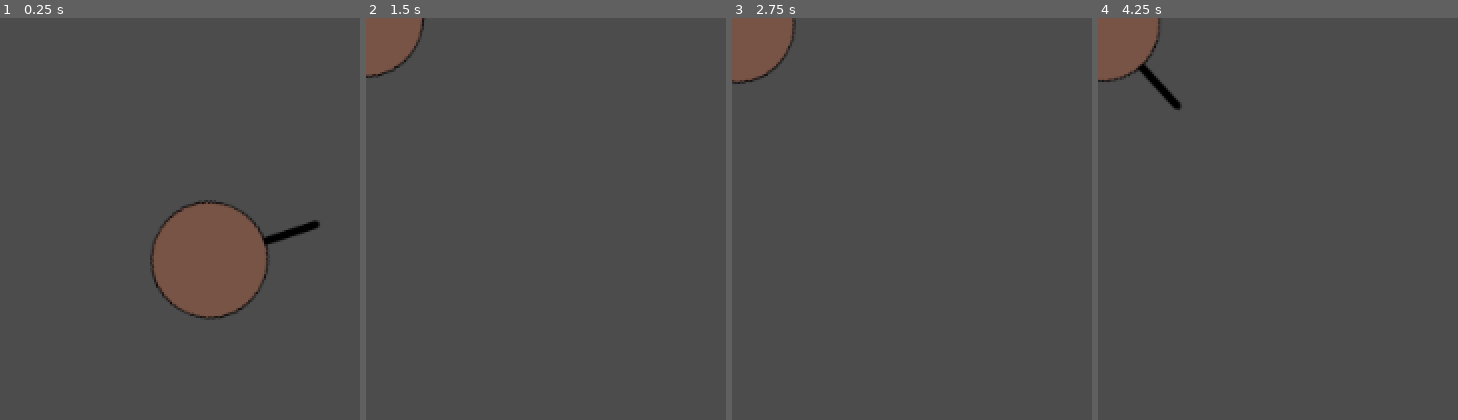
Above: before the commit, frames 1-4 (left to right).
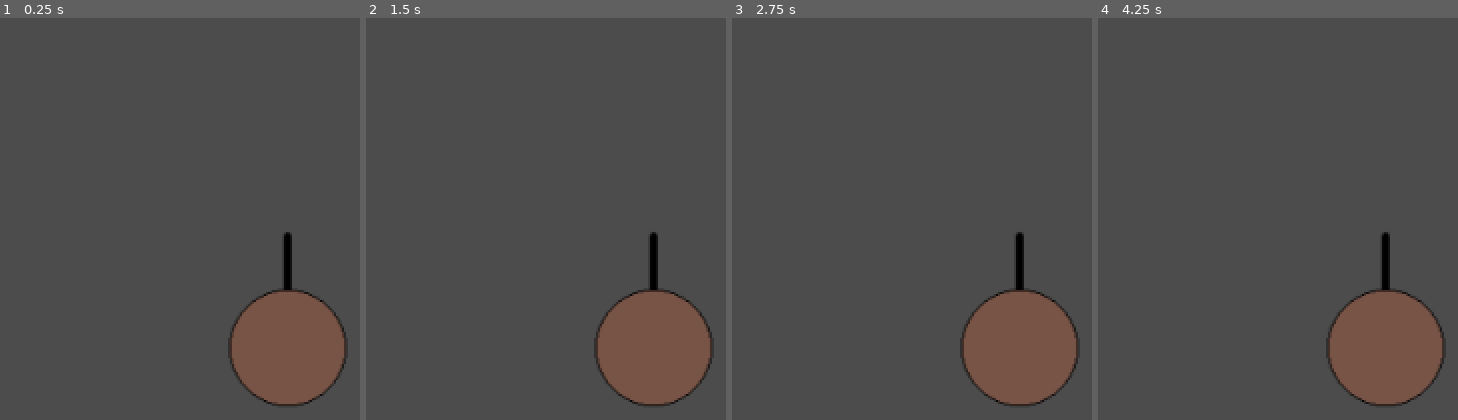
Above: after the commit, the same moments.

Repository: michalbie/Spinningeddon
Game: Godot game, scene res://Entities/Character/Player/Player.tscn
Same seed, same stepped clock (60 frames per second), same inputs: the game is played once before the commit and once after it. This scene is started directly instead of the project's main scene.
Inputs (mouse positions are in pixels of both pictures, inside the frame that each line leads up to):
- Up to frame 1 (0.25 s): no input
- Up to frame 2 (1.5 s): move the mouse to (499, 170) at 0.52 s; tap Enter at 1.25 s; move the mouse to (outside the picture) at 1.27 s
- Up to frame 3 (2.75 s): tap Space at 2 s; move the mouse to (outside the picture) at 2.02 s
- Up to frame 4 (4.25 s): tap Enter at 2.75 s; move the mouse to (outside the picture) at 2.77 s; tap Space at 3.5 s; move the mouse to (outside the picture) at 3.52 s

The runs differ from the first frame. In frame 1, 15% of the frame differs, in the area x 41-97%, y 45-97%; in frame 2, 9.6%; in frame 3, 10%; in frame 4, 10%.
Error before the commit: Invalid get index 'players' (on base: 'Viewport'). (res://Entities/Character/Character.gd:44)

Commit message:
Add moving players in game (should be working xd)

Diff:
--- a/Entities/Character/Character.gd
+++ b/Entities/Character/Character.gd
@@ -1,84 +1,21 @@
 extends KinematicBody2D
 
+export (int) var move_speed
 
-export (int) var move_speed
-export (String) var character_class
-export (float) var rotate_cooldown
-export (int) var rotate_speed
-export (float) var hp
-export (int) var bullet_speed
-export (int) var bullet_damage
-
-var rotate_direction = 1  #1 = right, -1 = left
-var can_rotate = true
-var inside_standing_circle = false
-onready var id = int(self.get_name())
-
-remote var mouse_pos = Vector2()
-remote var shoot_pressed = false
-remote var switch_pressed = false
+var players_info = {}
 
 func _process(delta):
-	handle_inputs()
-	move(delta)
-	rotate_player(delta)
-	get_parent().players[id] = {"position": position, "rotation": $Body.rotation, "updated": true}
+	handle_inputs(delta)
+	update_world()
 
+func handle_inputs(delta):
+	var mouse_pos = get_viewport().get_mouse_position()
+	var player_input = {"mouse_pos": mouse_pos, "delta": delta}
+	rpc_unreliable_id(1, "process_input", player_input)
 
-func handle_inputs():
-	if switch_pressed:
-		rotate_direction = -rotate_direction
-		switch_pressed = false
-		can_rotate = false
-		$RotateCooldown.start(rotate_cooldown)
+remotesync func update_players_info(id, player_info):
+	players_info[id] = player_info
 
-	if shoot_pressed:
-		shoot_pressed = false
-		#shoot()
-
-func move(delta):
-	if !inside_standing_circle:
-		var direction = mouse_pos - position
-		var velocity_vector = direction.normalized() * move_speed * delta
-		move_and_collide(velocity_vector)
-		get_parent().players[id][position] = position
-		rset_id(id, "player_position", self.position)
-
-func rotate_player(delta):
-	$Body.rotate(rotate_direction * rotate_speed * delta)
-	get_parent().players[id][rotation] = $Body.rotation
-	rset_id(id, "player_rotation", $Body.rotation)
-
-"""
-func shoot():
-	var bullet = Bullet.instance()
-	bullet.global_position = get_node("Body/Rifle/Bullet_spawn").global_position
-	bullet.init(bullet_speed, bullet_damage, Vector2(0, -1).rotated($Body.rotation),
-				$Body.rotation, self.get_name())
-	get_parent().add_child(bullet)
-
-func send_dictionary():
-	var players_dict = get_parent().players
-	for player_id in players_dict:
-		if players_dict[player_id]["updated"] == false:
-			break
-		rset("players", players_dict)
-
-
-func got_shot(dmg):
-	if dmg >= hp:
-		hp = 0
-		queue_free()
-	else:
-		hp -= dmg
-
-
-func RotateCooldown_timeout():
-	can_rotate = true
-	$RotateCooldown.stop()
-
-func StandingCircle_mouse_entered():
-	inside_standing_circle = true
-
-func StandingCircle_mouse_exited():
-	inside_standing_circle = false"""
+func update_world():
+	for player_id in players_info:
+		get_parent().get_node(str(player_id)).global_position = players_info[player_id]["position"]
--- a/Entities/Character/Player/Player.tscn
+++ b/Entities/Character/Player/Player.tscn
@@ -12,7 +12,7 @@
 
 [node name="Player" instance=ExtResource( 2 )]
 position = Vector2( 183.667, 210.985 )
-rotate_cooldown = 1.0
+move_speed = 100
 
 [node name="Body" parent="." index="1"]
 texture = ExtResource( 1 )
--- a/Scenes/World/World.tscn
+++ b/Scenes/World/World.tscn
@@ -4,10 +4,3 @@
 
 [node name="World" type="Node2D"]
 script = ExtResource( 1 )
-
-[node name="Button" type="Button" parent="."]
-margin_right = 1020.0
-margin_bottom = 91.0
-__meta__ = {
-"_edit_use_anchors_": false
-}
--- a/Scripts/GameManagement/GameManager.gd
+++ b/Scripts/GameManagement/GameManager.gd
@@ -3,7 +3,7 @@
 var GameSession = preload("res://Scenes/World/World.tscn")
 var Player = preload("res://Entities/Character/Player/Player.tscn")
 var world
-var player_info = {}
+var players_info = {}
 
 func prepare_game():
 	randomize()
@@ -20,8 +20,23 @@
 	print("initializing players...")
 	for p in LobbyManager.players:
 		var player = Player.instance()
-		player.set_name(p)
+		player.set_name(str(p))
 		player.global_position = Vector2(randi()%int(get_viewport().size.x), randi()%int(get_viewport().size.y))
-		player_info[p] = {"position": player.global_position}
+		players_info[p] = {"position": player.global_position}
 		world.add_child(player)
 		get_tree().change_scene_to(world)
+
+remote func process_input(input):
+	var mouse_pos = input['mouse_pos']
+	var delta = input['delta']
+	update(get_tree().get_rpc_sender_id(), mouse_pos, delta)
+
+func update(id, mouse_pos, delta):
+	var player = get_node("world/" + str(id))
+	var direction = mouse_pos - players_info[id]['position']
+	player.move_and_collide(direction.normalized() * player.move_speed * delta)
+	var player_info = {"position": player.global_position}
+	rpc_unreliable("update_players_info", id, player_info)
+
+remotesync func update_players_info(id, player_info):
+	players_info[id] = player_info
